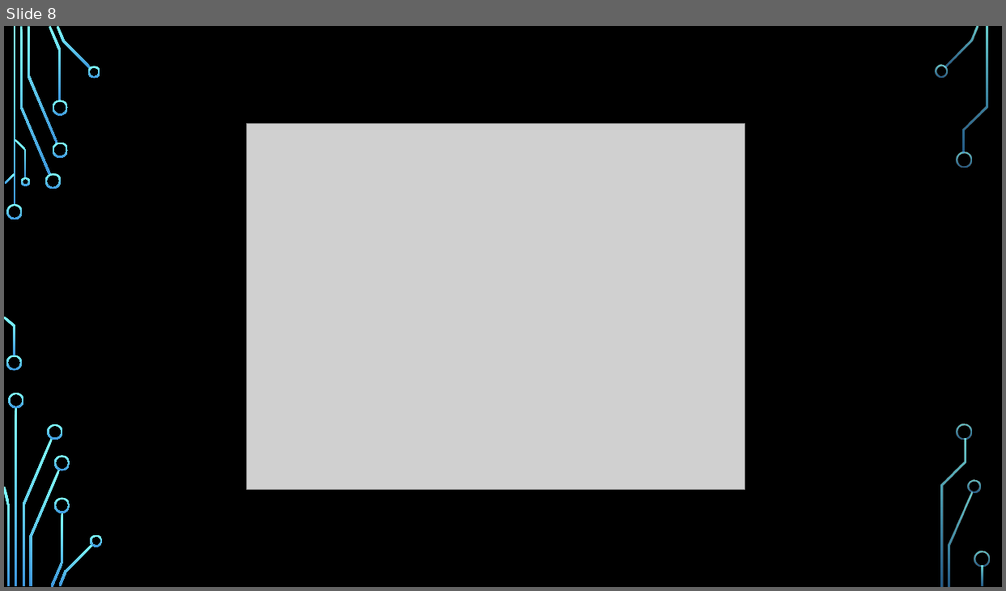
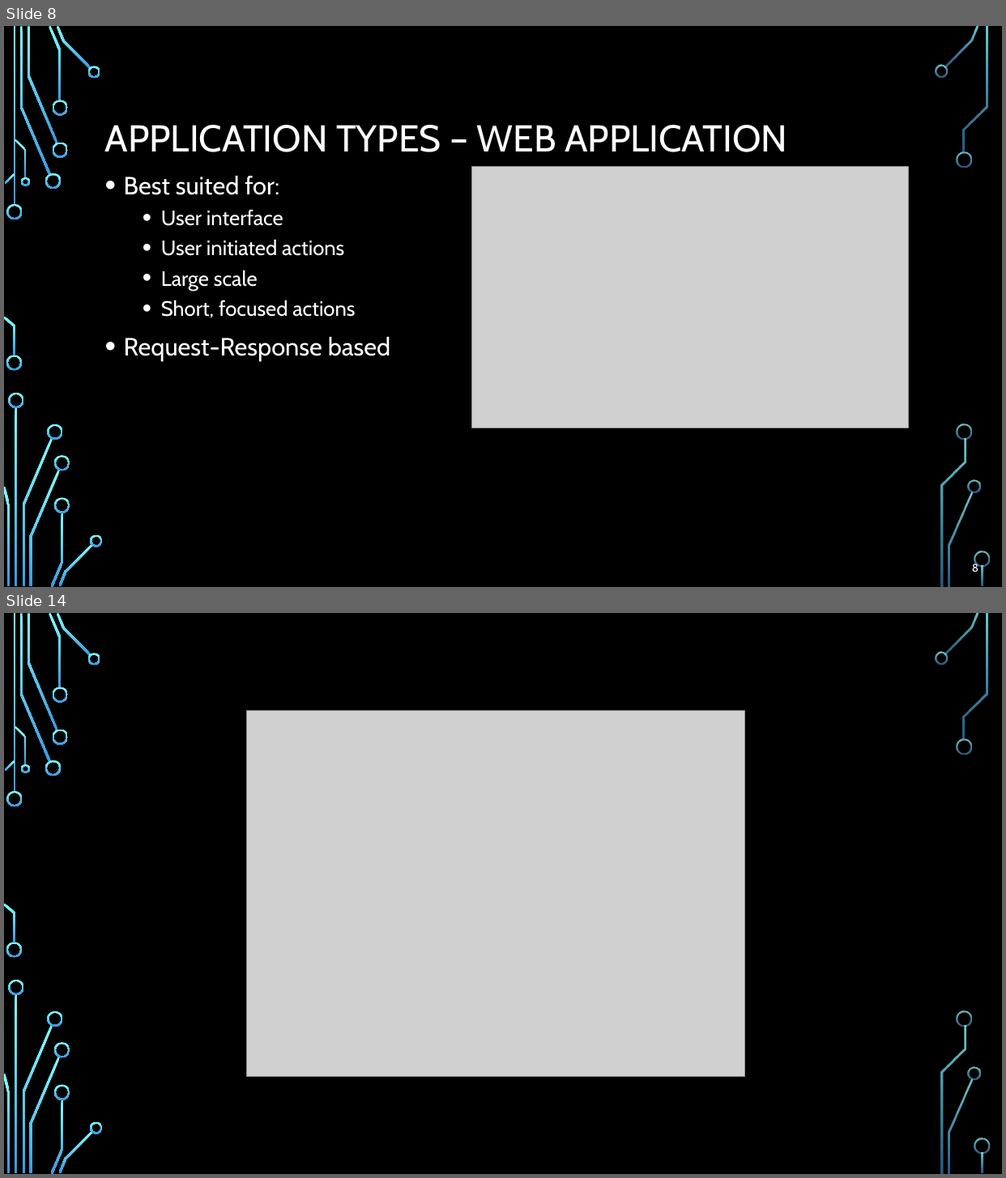
Before and after one commit to profjordanov/hybrid-app-development, a slide deck: intro/lecture.pptx. Shown one above the other, each under a label of ours: slide 8 before the commit, slides 8 and 14 after it; the slides between them are not shown. The pictures are 1006x591 and 1006x1178 pixels, drawn with LibreOffice and Linux fonts; fonts in the diff are those of the drawing; grey boxes stand for pictures; background and template pictures are left out. Boxes give left, top, right and bottom in pixels: in the first picture for what was removed or moved away, otherwise in the second. Text is boxed around its words. In the diff, an @@ line names an element or a change of style, - is before the commit and + after.

```diff
--- a/intro/lecture.pptx
+++ b/intro/lecture.pptx
@@ slide 8 added at (4,26,1002,587), background picture (left out); not listed: 36 template elements that a slide beside it also shows @@
@@ title added at (105,125,787,152), 36 pt, text #FFFFFF @@
+APPLICATION TYPES – WEB APPLICATION
@@ picture added at (472,166,908,428) @@
@@ text added at (124,176,390,361), 20 pt, text #FFFFFF @@
+• Best suited for:
+  • User interface
+  • User initiated actions
+  • Large scale
+  • Short, focused actions
+• Request-Response based
@@ page number added at (972,563,978,572), 10.5 pt, text #FFFFFF @@
+8
@@ what was slide 8 is now slide 14 @@
```
Also in this commit, not shown: 5 other slides added.
